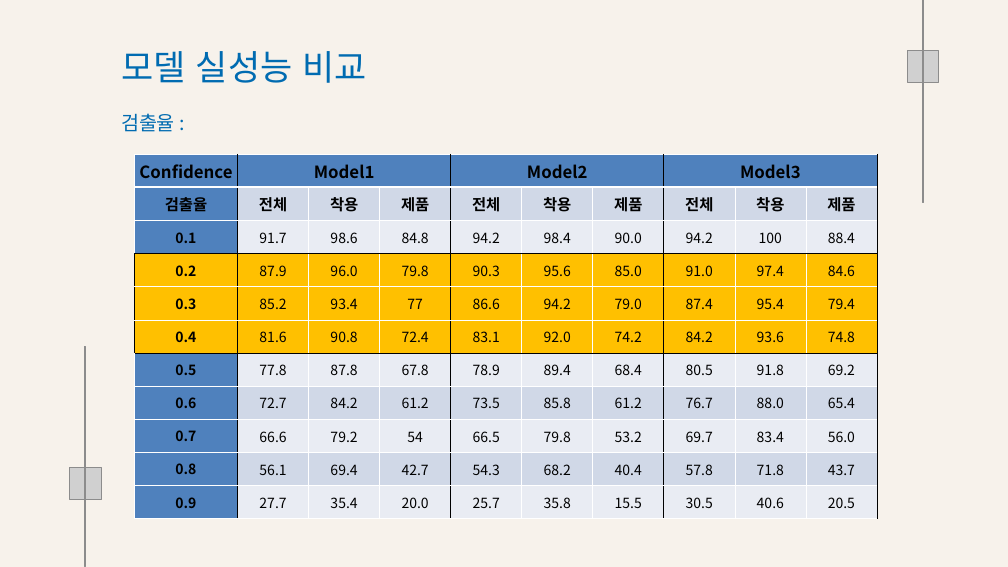
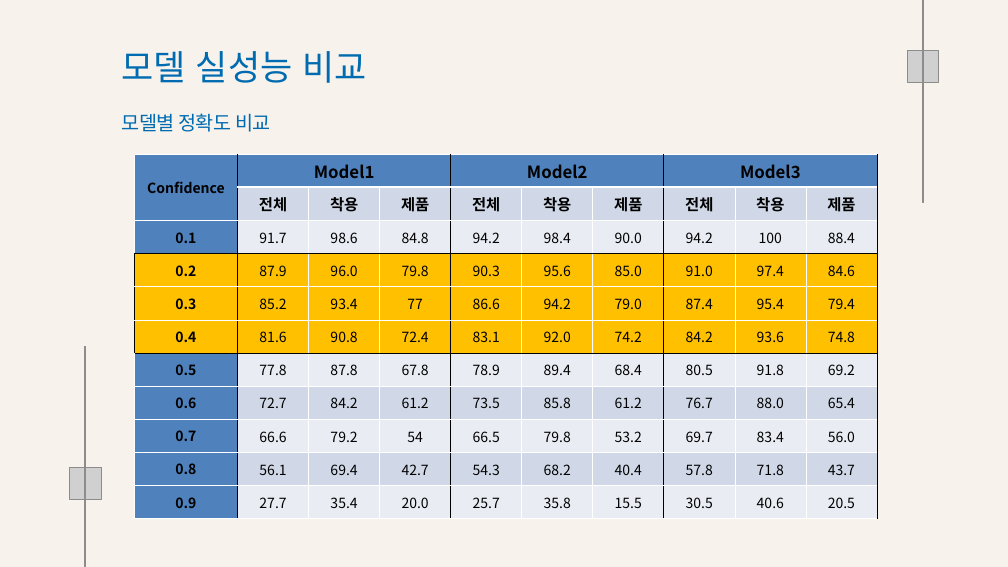
Before and after one commit to Playdata-G-DA35/DA35-final-team2-Item_Classification_RPA, a slide deck: slide 18 of documents/Clothes Detection 모델 결과 보고서.pptx. Drawn at 1008x567 pixels with LibreOffice and Linux fonts; fonts in the diff are those of the drawing; grey boxes stand for pictures; background and template pictures are left out. Boxes give left, top, right and bottom in pixels: in the first picture for what was removed or moved away, otherwise in the second. Text is boxed around its words. In the diff, an @@ line names an element or a change of style, - is before the commit and + after.

```diff
--- a/documents/Clothes Detection 모델 결과 보고서.pptx
+++ b/documents/Clothes Detection 모델 결과 보고서.pptx
@@ text removed at [122,113,175,132] @@
-검출율 :
@@ text added at [122,113,270,132], 28 pt, text #006BB1 @@
+모델별 정확도 비교
@@ table at [135,154,877,519] @@
-row 2, column 1: 검출율
+row 2, column 1: 
@@ size 24 to 20 pt in "Confidence" @@
```
Also in this commit, not shown: 5 other slides changed, 1 slide added, 1 slide removed, 2 other files.
